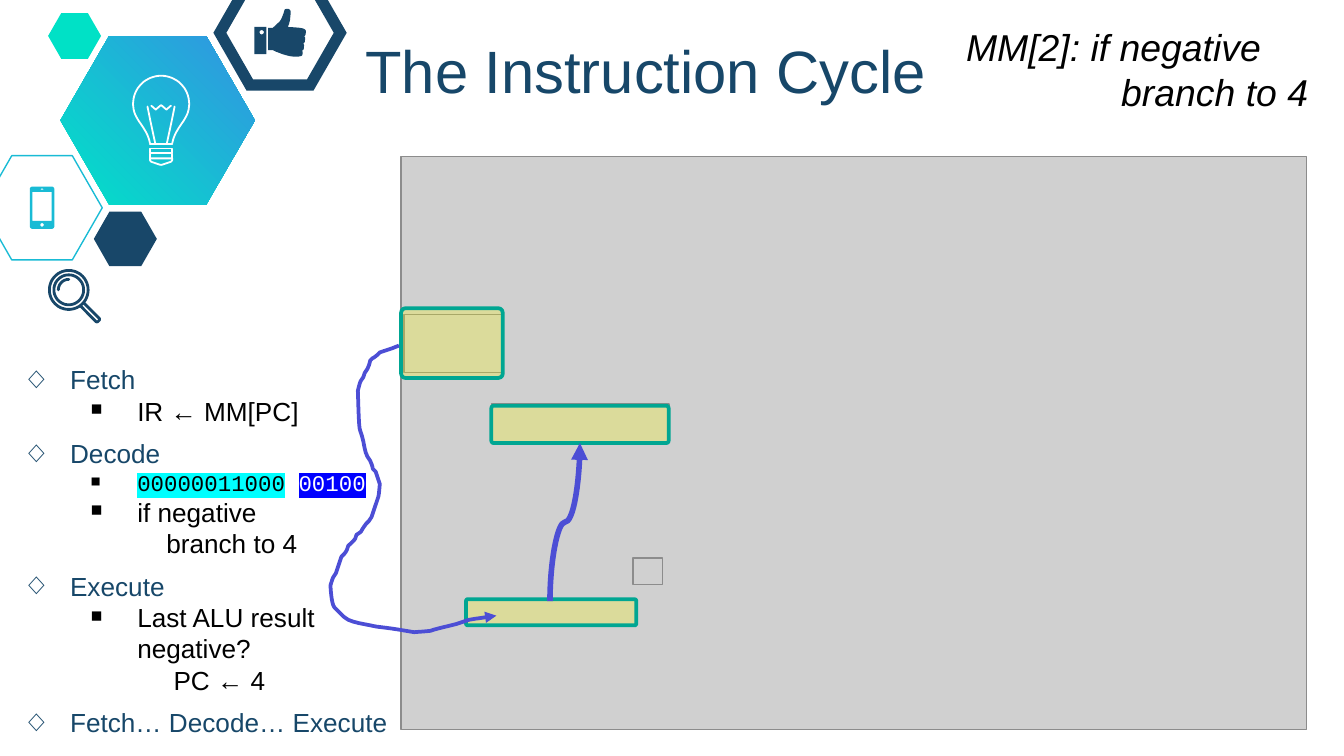
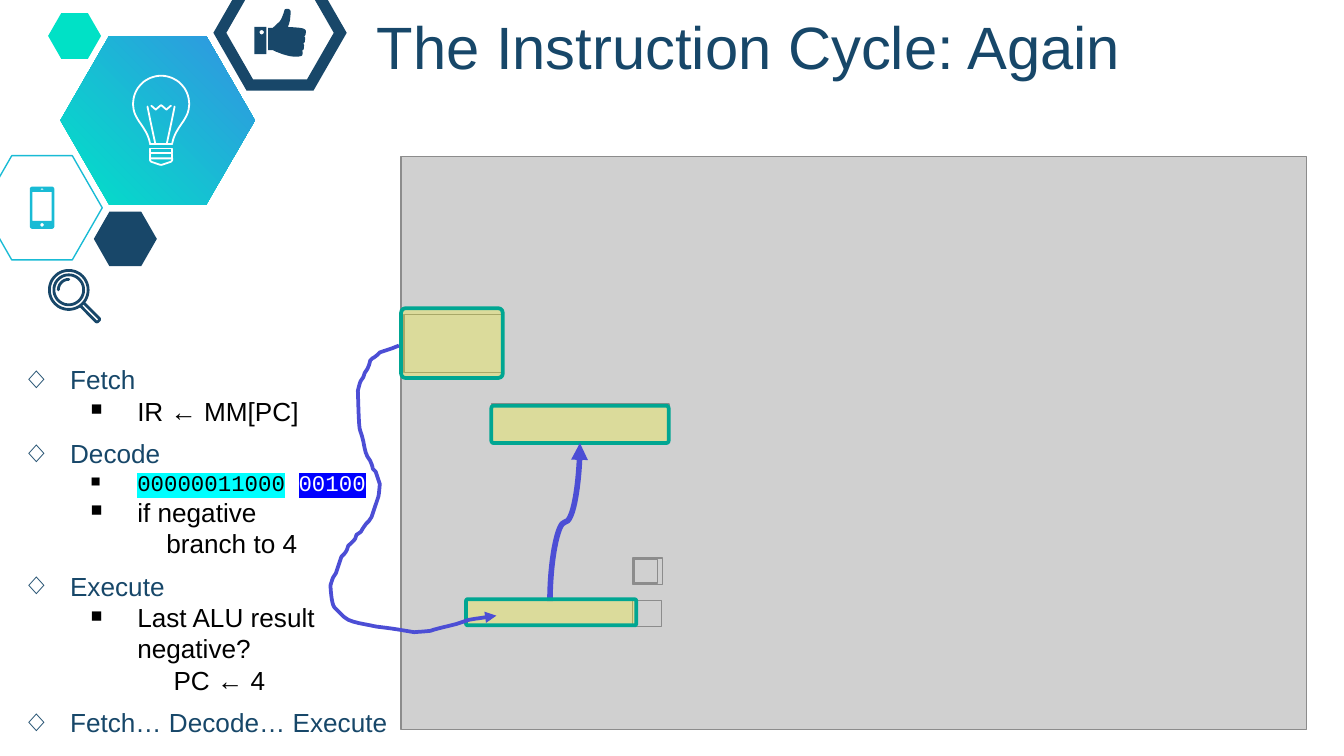
Before and after one commit to dickinson-comp256/COMP256, a slide deck: slide 24 of docs/materials/03-MachineAbstractions/MA3-S-StoredProgram.pptx (slide 23 before the commit). Drawn at 1344x756 pixels with LibreOffice and Linux fonts; fonts in the diff are those of the drawing; grey boxes stand for pictures; background and template pictures are left out. Boxes give left, top, right and bottom in pixels: in the first picture for what was removed or moved away, otherwise in the second. Text is boxed around its words. In the diff, an @@ line names an element or a change of style, - is before the commit and + after.

```diff
--- a/docs/materials/03-MachineAbstractions/MA3-S-StoredProgram.pptx
+++ b/docs/materials/03-MachineAbstractions/MA3-S-StoredProgram.pptx
@@ title at (x1=377, y1=25, x2=1120, y2=80): text changed @@
-The Instruction Cycle
+The Instruction Cycle: Again
@@ free removed at (x1=953, y1=17, x2=1344, y2=153) @@
-MM[2]: if negative
-branch to 4
@@ picture added at (x1=634, y1=559, x2=659, y2=583) @@
@@ picture added at (x1=633, y1=601, x2=663, y2=626) @@
```
Also in this commit, not shown: 21 other slides changed, 1 slide added.
